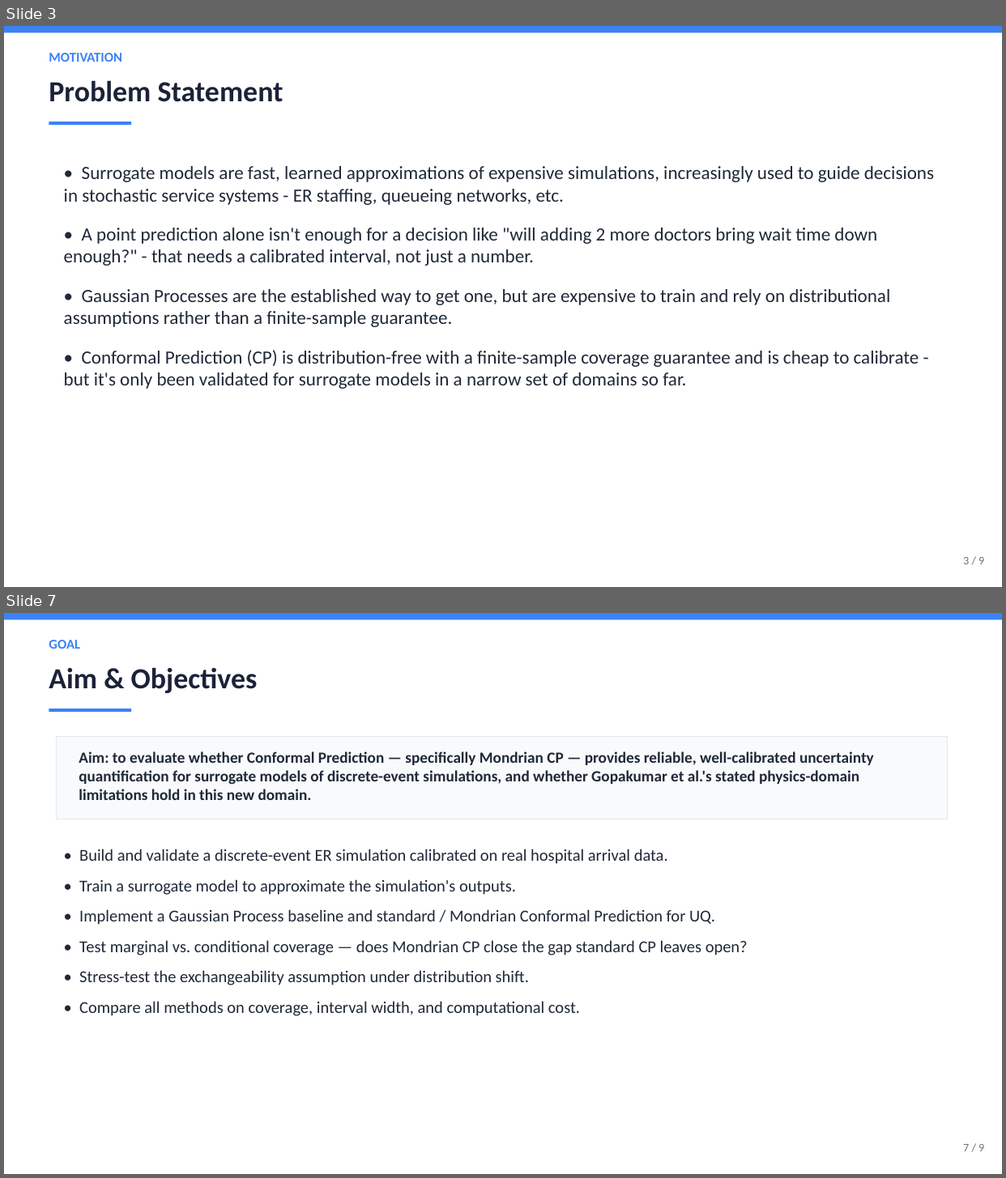
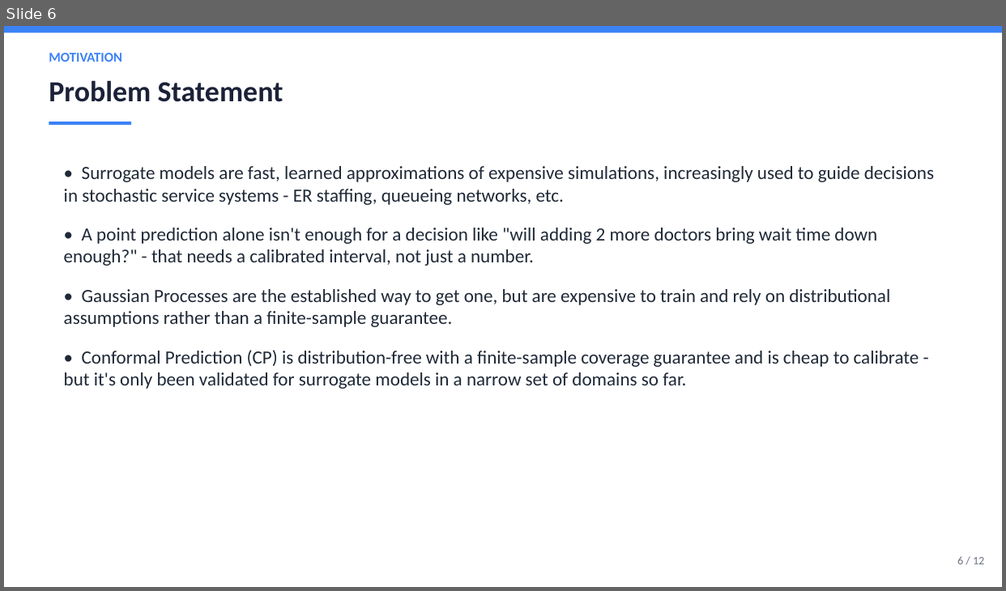
Before and after one commit to DUNE-ODYSSEY/Mondrian-Conformal-Prediction-On-Discrete-Event-Simulation, a slide deck: slides/zeroth_review.pptx. Shown one above the other, each under a label of ours: slides 3 and 7 before the commit, slide 6 after it; the slides between them are not shown. The pictures are 1006x1178 and 1006x591 pixels, drawn with LibreOffice and Linux fonts; fonts in the diff are those of the drawing. Boxes give left, top, right and bottom in pixels: in the first picture for what was removed or moved away, otherwise in the second. Text is boxed around its words. In the diff, an @@ line names an element or a change of style, - is before the commit and + after.

```diff
--- a/slides/zeroth_review.pptx
+++ b/slides/zeroth_review.pptx
@@ slide 7 removed at (4,613,1002,1174), background #FFFFFF @@
@@ rectangle removed at (4,613,1002,619) @@
@@ text removed at (49,640,80,649) @@
-GOAL
@@ text removed at (49,667,258,693) @@
-Aim & Objectives
@@ rectangle removed at (49,709,131,712) @@
@@ rectangle removed at (57,736,948,819) @@
@@ text removed at (79,752,874,800) @@
-Aim: to evaluate whether Conformal Prediction — specifically Mondrian CP — provides reliable, well-calibrated uncertainty quantification for surrogate models of discrete-event simulations, and whether Gopakumar et al.'s stated physics-domain limitations hold in this new domain.
@@ text removed at (79,849,748,1016) @@
-• Build and validate a discrete-event ER simulation calibrated on real hospital arrival data.
-• Train a surrogate model to approximate the simulation's outputs.
-• Implement a Gaussian Process baseline and standard / Mondrian Conformal Prediction for UQ.
-• Test marginal vs. conditional coverage — does Mondrian CP close the gap standard CP leaves open?
-• Stress-test the exchangeability assumption under distribution shift.
-• Compare all methods on coverage, interval width, and computational cost.
@@ text removed at (963,1144,984,1152) @@
-7 / 9
@@ what was slide 3 is now slide 6 @@
@@ slide 6 changed as well @@
@@ text at (957,557,984,565): text changed @@
-3 / 9
+6 / 12
```
Also in this commit, not shown: 5 other slides changed, 6 slides added, 2 other slides removed, 19 other files.
